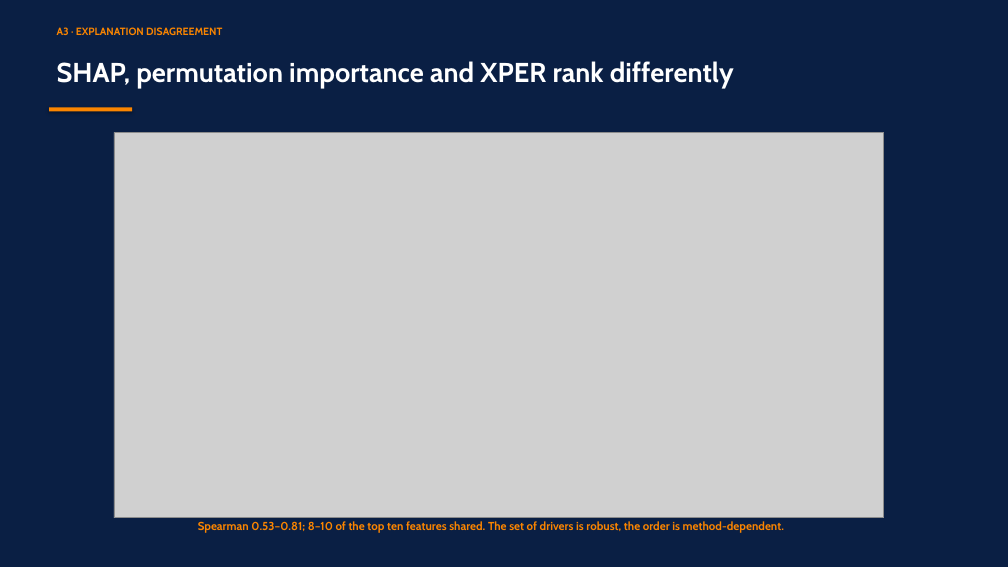
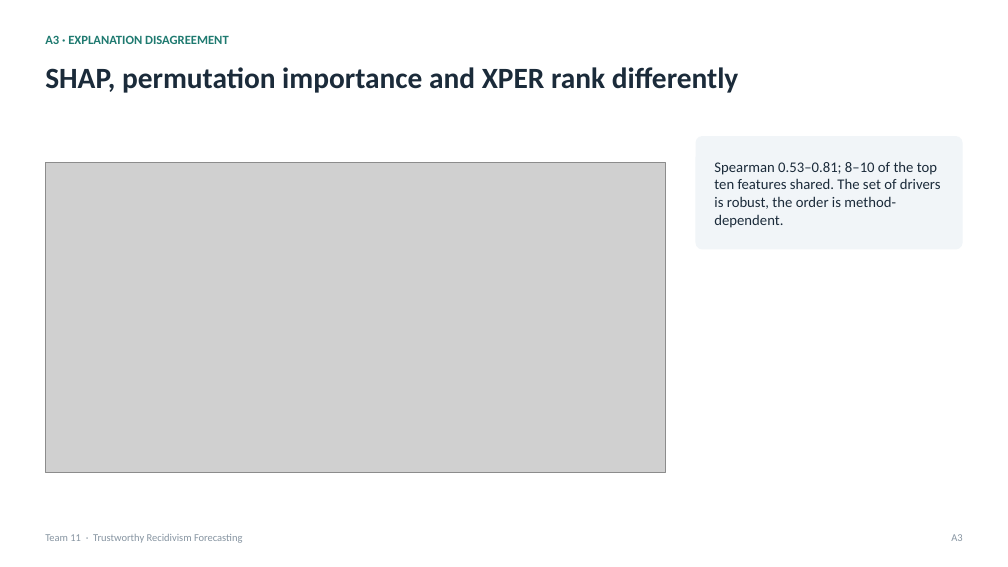
Before and after one commit to RyanBalech/recidivism-forecasting-analysis, a slide deck: slide 24 of reports/ISAF_Recidivism_Presentation.pptx. Drawn at 1008x567 pixels with LibreOffice and Linux fonts; fonts in the diff are those of the drawing; grey boxes stand for pictures. Boxes give left, top, right and bottom in pixels: in the first picture for what was removed or moved away, otherwise in the second. Text is boxed around its words. In the diff, an @@ line names an element or a change of style, - is before the commit and + after.

```diff
--- a/reports/ISAF_Recidivism_Presentation.pptx
+++ b/reports/ISAF_Recidivism_Presentation.pptx
@@ background #0A1F44 to #FFFFFF @@
@@ text "SHAP, permutation importance and XPER ...": place and size @@
-text "SHAP, permutation importance and XPER ..." at [57, 61, 734, 88]
+text "SHAP, permutation importance and XPER ..." at [45, 67, 739, 93]
@@ text "SHAP, permutation importance and XPER ..." at [45, 67, 739, 93]: size 26 to 28 pt, font Cabin to Calibri, text colour #FFFFFF to #1B2B3A; more space between paragraphs @@
@@ text "A3 · EXPLANATION DISAGREEMENT": place and size @@
-text "A3 · EXPLANATION DISAGREEMENT" at [57, 27, 222, 35]
+text "A3 · EXPLANATION DISAGREEMENT" at [45, 35, 229, 44]
@@ text "A3 · EXPLANATION DISAGREEMENT" at [45, 35, 229, 44]: size 10 to 12 pt, font Cabin to Calibri, text colour #FB8500 to #1F7A70; more space between paragraphs @@
@@ rectangle removed at [49, 107, 132, 112] @@
@@ rounded rectangle added at [696, 136, 963, 250], fill #F1F5F8 @@
@@ text "Spearman 0.53–0.81; 8–10 of the ...": place and size @@
-text "Spearman 0.53–0.81; 8–10 of the ..." at [198, 521, 784, 533]
+text "Spearman 0.53–0.81; 8–10 of the ..." at [714, 162, 941, 228]
@@ text "Spearman 0.53–0.81; 8–10 of the ..." at [714, 162, 941, 228]: size 11 to 14 pt, font Cabin to Calibri, text colour #FB8500 to #1B2B3A, bold off; alignment centre to left; more space between paragraphs; vertical alignment top to middle @@
@@ picture: place and size @@
-picture at [114, 132, 884, 518]
+picture at [45, 163, 665, 473]
@@ text added at [45, 534, 242, 543], 10 pt, text #8795A2 @@
+Team 11 · Trustworthy Recidivism Forecasting
@@ text added at [951, 534, 962, 541], 10 pt, text #8795A2 @@
+A3
```
Also in this commit, not shown: 23 other slides changed, 8 slides added, 8 slides removed, 2 other files.
